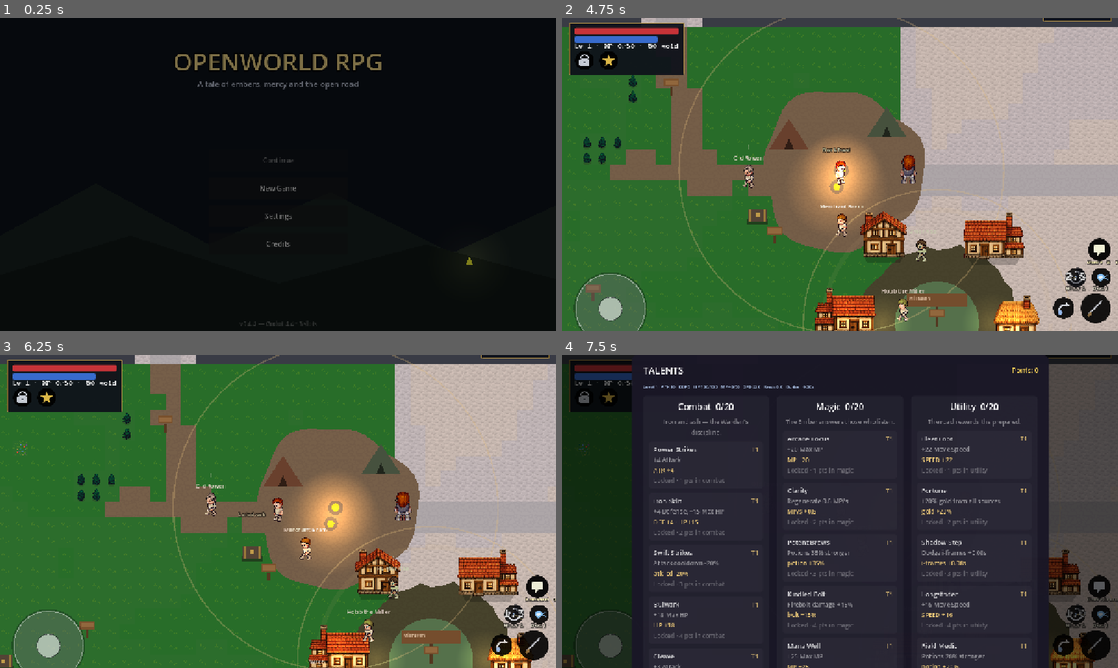
Above: before the commit, frames 1-4 (two rows, left to right).
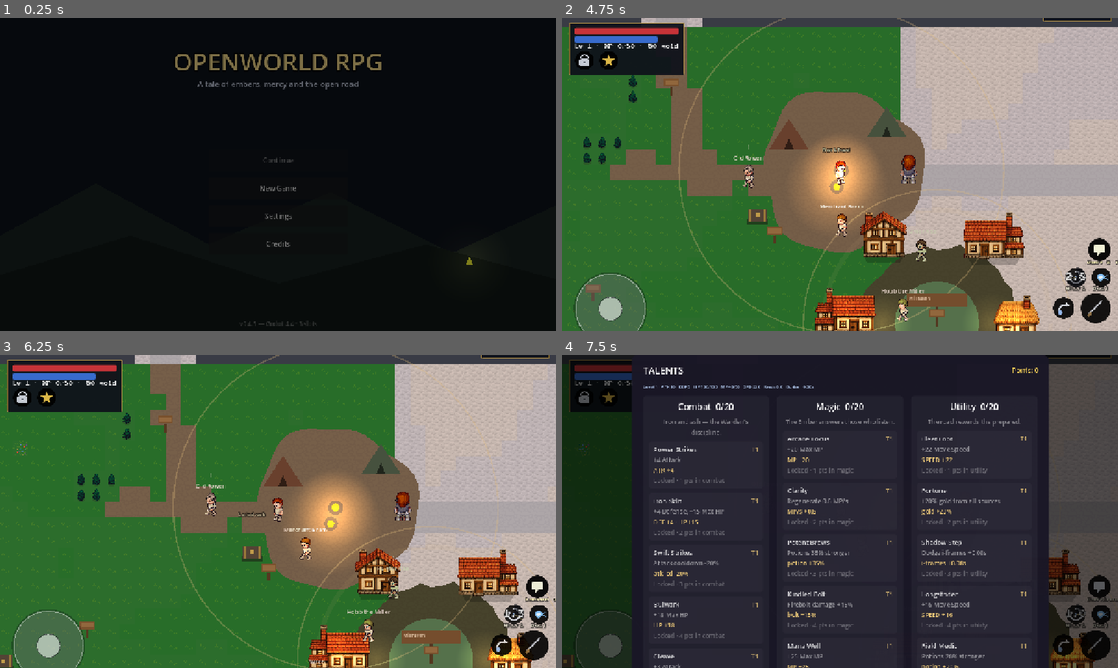
Above: after the commit, the same moments.

Repository: amirrezahadipoor/openworldRpg
Game: Godot game, scene res://scenes/menus/main_menu.tscn
Same seed, same stepped clock (60 frames per second), same inputs: the game is played once before the commit and once after it.
Inputs (mouse positions are in pixels of both pictures, inside the frame that each line leads up to):
- Up to frame 1 (0.25 s): no input
- Up to frame 2 (4.75 s): click "New Game" at 0.5 s; click "New Game" at 1.25 s; drag from (612, 309) to (878, 230) at 2.02 s; drag from (728, 190) to (834, 237) at 2.77 s; move the mouse to (895, 105) at 3.52 s; hold D (move_right) 3.53-4.25 s; hold Q (ability_whirl) 3.53-4.25 s; tap J (attack) at 3.8 s; drag from (812, 237) to (612, 293) at 4.27 s
- Up to frame 3 (6.25 s): move the mouse to (444, 558) at 5.02 s; hold A (move_left) 5.03-5.75 s; hold J (attack) 5.03-5.75 s; tap K (dodge) at 5.1 s; drag from (111, 464) to (233, 552) at 5.77 s
- Up to frame 4 (7.5 s): move the mouse to (867, 511) at 6.52 s; hold S (move_down) 6.53-7.25 s; hold T (talents) 6.53-7.25 s; click (867, 511) at 6.67 s; tap J (attack) at 6.8 s; click "Continue" at 7.25 s

The runs differ from the first frame. In frame 1, less than 0.1% of the frame differs, in the area x 45-46%, y 96-99%; in frame 2, less than 0.1%, in the area x 60-64%, y 43-53%; in frame 3, less than 0.1%; in frame 4, nothing differs.

Commit message:
H7.3 batch 2: the bosses swing, the casters cast (16 of 20)
Six armed characters and the wolf got generated four-pose melee attacks, and the
three ranged casters got generated four-pose casts in the block the game actually
plays — the first real exercise of the cast path added last commit:

  melee  Ember Warden, goblin king, bone titan, frost giant, ashen herald, legion,
         wolf (claw pounce, unarmed by design)
  cast   shaman, revenant, archon (hands gather, charge, release, recover)

Owed: choir priest, husk, lizard, slag wraith. Until a sheet is generated it keeps
the LPC film for melee and the LPC cast frames for ranged, so nothing regresses.

One real bug, in a test rather than in the art: `items_test` verified "no generated
block overflows its frames" by computing the block as `0 if idle else 2`. That was
true while only idle and slash art existed; with cast art it inspected the *slash*
block of the casters, found the LPC swing frames that legitimately live there, and
failed. The art was right. The test now spells out all three block indices (0 idle,
2 slash, 3 spellcast) so a fourth kind has to be a deliberate edit on both sides.

Workspace headroom: the generated sources were re-encoded to 0.30 of the generated
sheets' size (7.5 MB -> 4.9 MB; every pose is still ~110 px per cell against a 64 px
target), then every sheet was re-patched from them and the result re-checked by eye.
The workspace was at 95 MB of its 100 MB ceiling before this, which is why.

Diff:
--- a/assets/lpc/pose_frames.json
+++ b/assets/lpc/pose_frames.json
@@ -1,24 +1,29 @@
 {
  "boss_ashen_herald": {
-  "idle": 4
+  "idle": 4,
+  "slash": 4
  },
  "boss_bone_titan": {
-  "idle": 4
+  "idle": 4,
+  "slash": 4
  },
  "boss_choir_priest": {
   "idle": 4
  },
  "boss_frost_giant": {
-  "idle": 4
+  "idle": 4,
+  "slash": 4
  },
  "boss_goblin_king": {
-  "idle": 4
+  "idle": 4,
+  "slash": 4
  },
  "boss_slag_wraith": {
   "idle": 4
  },
  "enemy_archon": {
-  "idle": 4
+  "idle": 4,
+  "spellcast": 4
  },
  "enemy_goblin": {
   "idle": 4,
@@ -28,7 +33,8 @@
   "idle": 4
  },
  "enemy_legion": {
-  "idle": 4
+  "idle": 4,
+  "slash": 4
  },
  "enemy_lizard": {
   "idle": 4
@@ -49,10 +55,12 @@
   "slash": 4
  },
  "enemy_revenant": {
-  "idle": 4
+  "idle": 4,
+  "spellcast": 4
  },
  "enemy_shaman": {
-  "idle": 4
+  "idle": 4,
+  "spellcast": 4
  },
  "enemy_skeleton": {
   "idle": 4,
@@ -63,10 +71,12 @@
   "slash": 4
  },
  "enemy_warden": {
-  "idle": 4
+  "idle": 4,
+  "slash": 4
  },
  "enemy_wolf": {
-  "idle": 4
+  "idle": 4,
+  "slash": 4
  },
  "player_leather_sword": {
   "idle": 4,
--- a/project.godot
+++ b/project.godot
@@ -7,7 +7,7 @@
 
 config/name="OpenWorld RPG"
 config/description="A complete 2D open-world action RPG for Android."
-config/version="0.4.4"
+config/version="0.4.5"
 run/main_scene="res://scenes/menus/main_menu.tscn"
 config/features=PackedStringArray("4.4", "GL Compatibility")
 boot_splash/bg_color=Color(0.07, 0.09, 0.12, 1)
--- a/tests/items_test.gd
+++ b/tests/items_test.gd
@@ -206,7 +206,14 @@
 			bad_geometry.append(String(stem))
 			continue
 		for anim in entry:
-			var block := 0 if String(anim) == "idle" else 2
+			# Animation block index of each patched kind, spelled out here so the
+			# test does not have to trust the tool's own table:
+			# 0 idle · 2 slash (melee attack) · 3 spellcast (a ranged attack).
+			var block := 0
+			if String(anim) == "slash":
+				block = 2
+			elif String(anim) == "spellcast":
+				block = 3
 			var frames := int(entry[anim])
 			if String(anim) == "idle":
 				idle_sheets += 1
@@ -224,6 +231,8 @@
 	check(bad_geometry.is_empty(), "every generated pose frame has art (%s)" % str(bad_geometry))
 	check(copies.is_empty(), "no generated pose is a copy of frame 0 (%s)" % str(copies))
 	check(overflow.is_empty(), "generated pose blocks stay inside their frames (%s)" % str(overflow))
+	check(idle_sheets == manifest.size(),
+		"every patched sheet has idle art (%d/%d)" % [idle_sheets, manifest.size()])
 
 	# "The enemies should have fight animations too." Every archetype that deals
 	# physical damage must animate an attack, in all four directions, that is not
Binary file added: assets/lpc/_attack_src/boss_ashen_herald.png
Binary file added: assets/lpc/_attack_src/boss_bone_titan.png
Binary file added: assets/lpc/_attack_src/boss_frost_giant.png
Binary file added: assets/lpc/_attack_src/boss_goblin_king.png
Binary file changed: assets/lpc/_attack_src/enemy_goblin.png
Binary file added: assets/lpc/_attack_src/enemy_legion.png
Binary file changed: assets/lpc/_attack_src/enemy_minotaur.png
Binary file changed: assets/lpc/_attack_src/enemy_raider.png
Binary file changed: assets/lpc/_attack_src/enemy_raider2.png
Binary file changed: assets/lpc/_attack_src/enemy_skeleton.png
Binary file changed: assets/lpc/_attack_src/enemy_troll.png
Binary file added: assets/lpc/_attack_src/enemy_warden.png
(and 61 more such lines)
